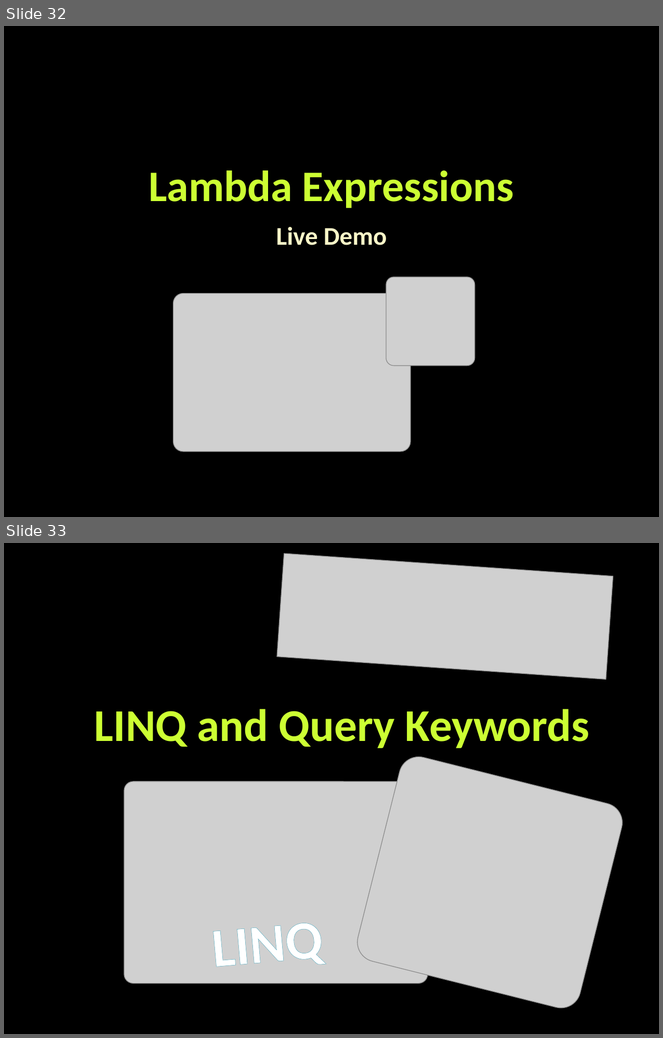
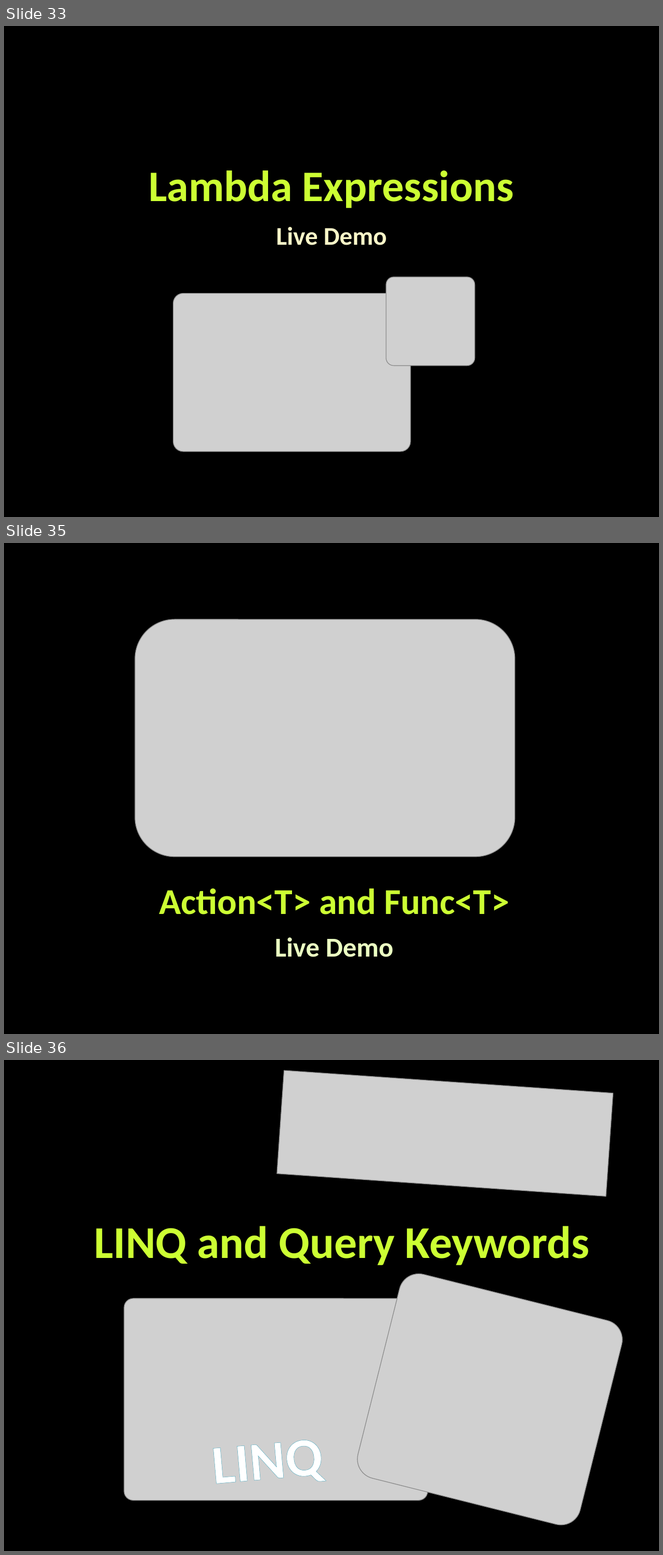
Before and after one commit to miroslavavramov/TelerikAcademy, a slide deck: CSharpOOP/17.ExtensionsDelegatesLambdaLINQ/Extension-Methods-Delegates-Lambda-LINQ.pptx. Shown one above the other, each under a label of ours: slides 32 and 33 before the commit, slides 33, 35 and 36 after it; the slides between them are not shown. The pictures are 663x1038 and 663x1555 pixels, drawn with LibreOffice and Linux fonts; fonts in the diff are those of the drawing; grey boxes stand for pictures; background and template pictures are left out. Boxes give left, top, right and bottom in pixels: in the first picture for what was removed or moved away, otherwise in the second. Text is boxed around its words. In the diff, an @@ line names an element or a change of style, - is before the commit and + after.

```diff
--- a/CSharpOOP/17.ExtensionsDelegatesLambdaLINQ/Extension-Methods-Delegates-Lambda-LINQ.pptx
+++ b/CSharpOOP/17.ExtensionsDelegatesLambdaLINQ/Extension-Methods-Delegates-Lambda-LINQ.pptx
@@ slide 35 added at [4, 543, 659, 1034], background picture (left out) @@
@@ picture added at [135, 619, 515, 857] @@
@@ title added at [159, 888, 509, 915], 40 pt, text #CCFF33, bold @@
+Action<T> and Func<T>
@@ text added at [275, 938, 393, 957], 30 pt, text #EBFFC2, bold @@
+  Live Demo
@@ what was slide 32 is now slide 33 @@
@@ what was slide 33 is now slide 36 @@
```
Also in this commit, not shown: 2 slides changed, 11 other slides added, 10 other files.
